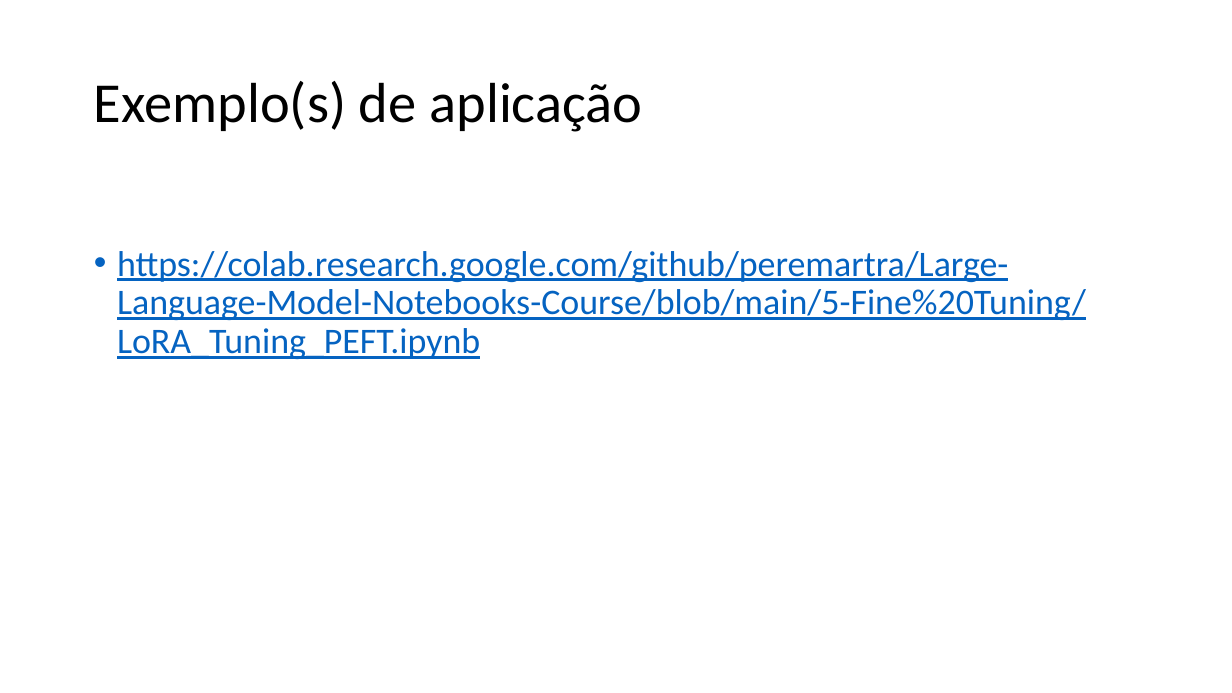
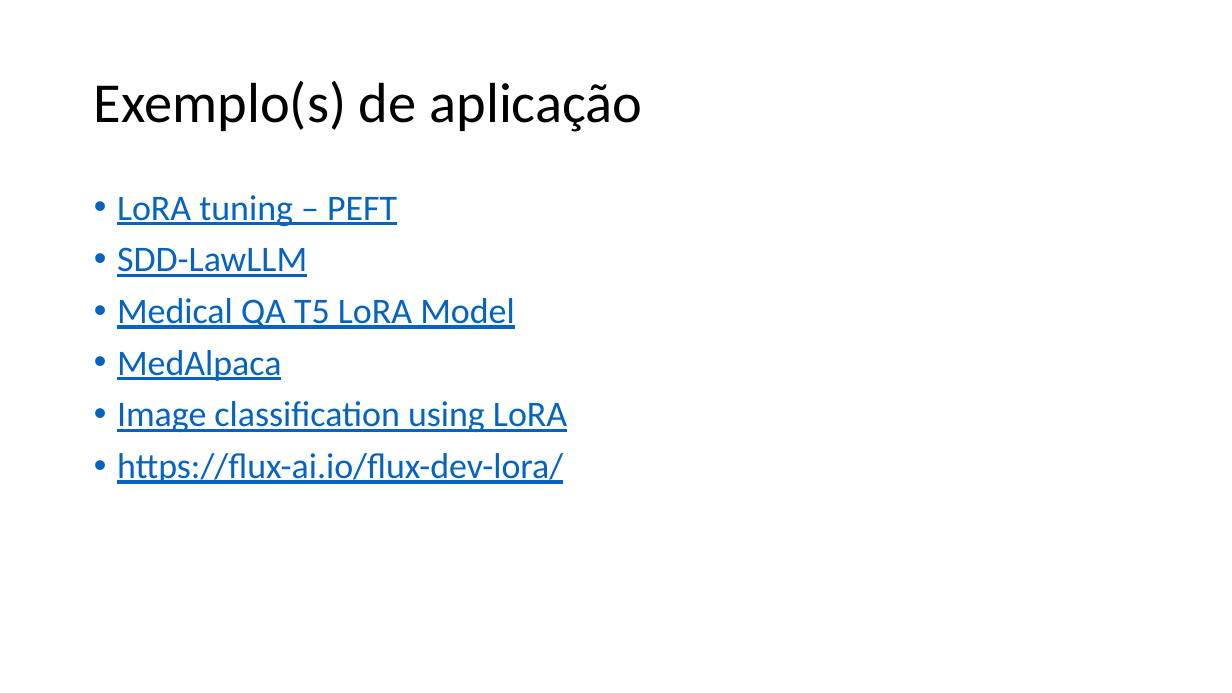
Before and after one commit to guerrato/guerrato_967_tp558, a slide deck: slide 45 of seminarios/ciclo 2/TP558_LoRA.pptx. Drawn at 1232x693 pixels with LibreOffice and Linux fonts; fonts in the diff are those of the drawing. Boxes give left, top, right and bottom in pixels: in the first picture for what was removed or moved away, otherwise in the second. Text is boxed around its words. In the diff, an @@ line names an element or a change of style, - is before the commit and + after.

```diff
--- a/seminarios/ciclo 2/TP558_LoRA.pptx
+++ b/seminarios/ciclo 2/TP558_LoRA.pptx
@@ text at bbox=[117, 195, 567, 484]: text changed @@
-• https://colab.research.google.com/github/peremartra/Large-Language-Model-Notebooks-Course/blob/main/5-Fine%20Tuning/LoRA_Tuning_PEFT.ipynb
+• LoRA tuning – PEFT
+• SDD-LawLLM
+• Medical QA T5 LoRA Model
+• MedAlpaca
+• Image classification using LoRA
+• https://flux-ai.io/flux-dev-lora/
```
Also in this commit, not shown: 5 other slides changed, 1 slide added, 1 other file.
